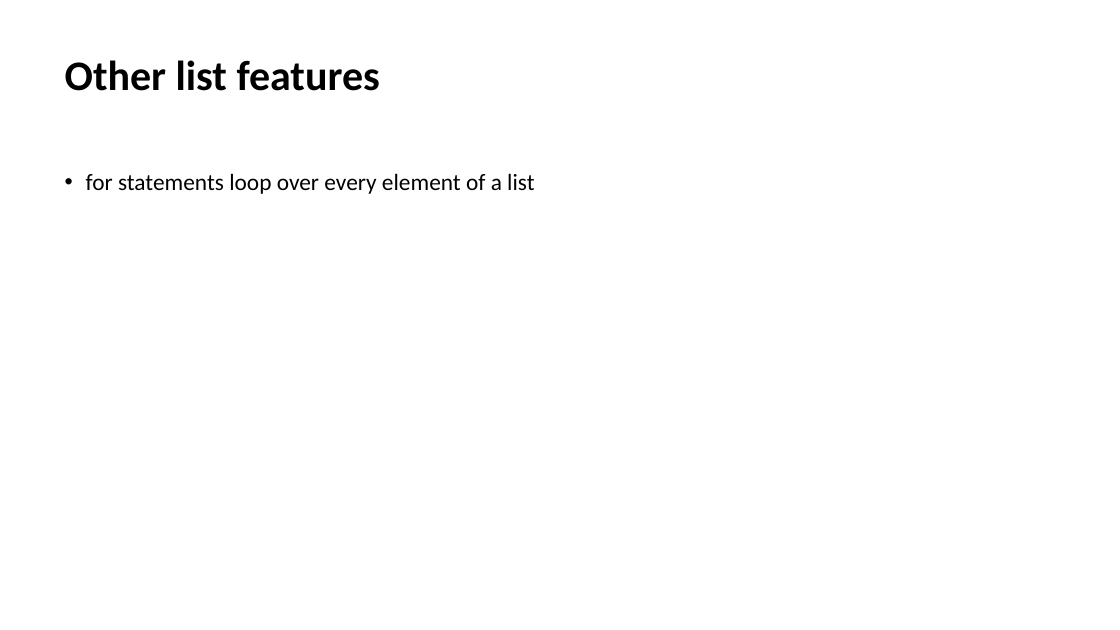
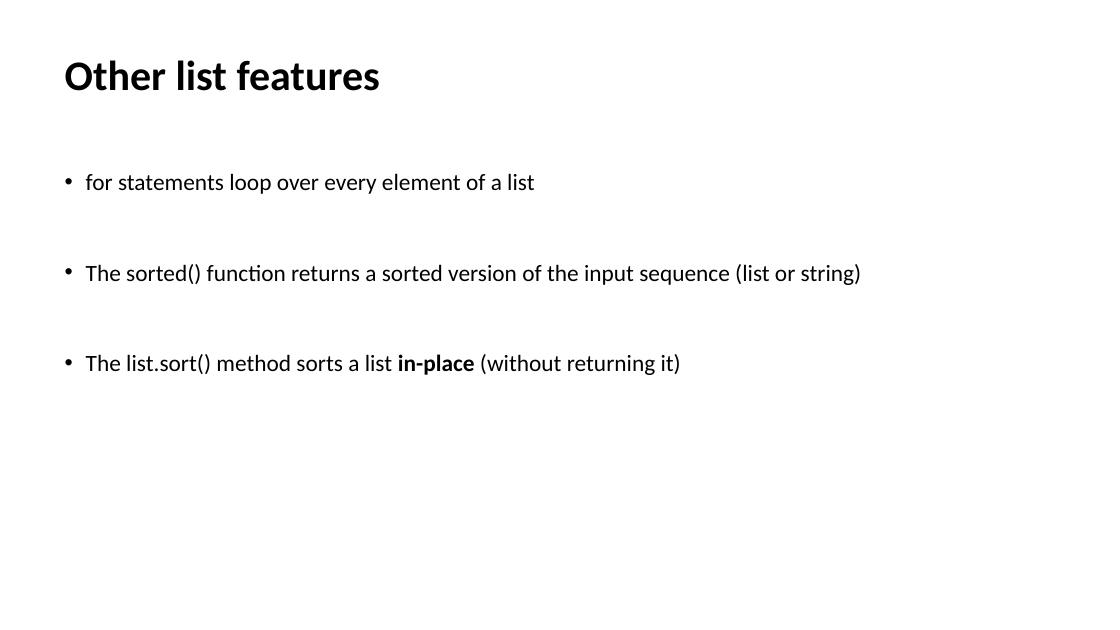
Before and after one commit to Andreher00/biomina-training, a slide deck: slide 26 of Introduction to Python and Data Analysis.pptx. Drawn at 1120x630 pixels with LibreOffice and Linux fonts; fonts in the diff are those of the drawing. Boxes give left, top, right and bottom in pixels: in the first picture for what was removed or moved away, otherwise in the second. Text is boxed around its words. In the diff, an @@ line names an element or a change of style, - is before the commit and + after.

```diff
--- a/Introduction to Python and Data Analysis.pptx
+++ b/Introduction to Python and Data Analysis.pptx
@@ text at box(86, 264, 862, 375): paragraphs added @@
+• The sorted() function returns a sorted version of the input sequence (list or string)
+• The list.sort() method sorts a list in-place (without returning it)
```
Also in this commit, not shown: 1 other slide changed, 3 slides added.
